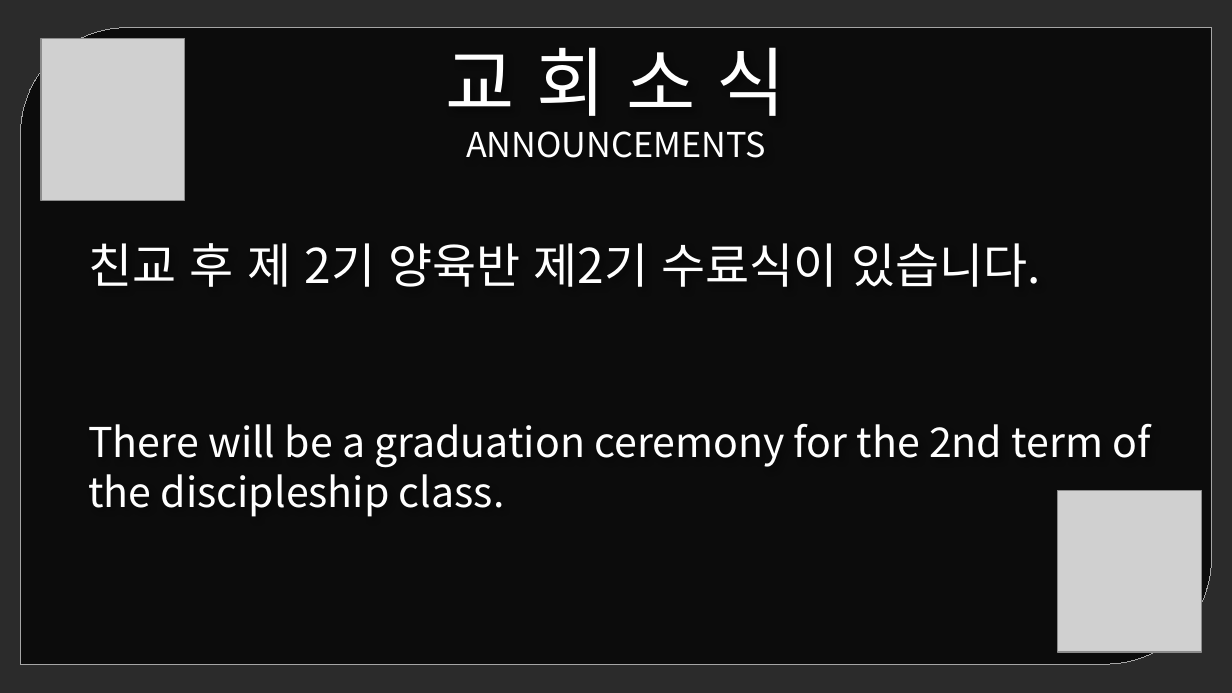
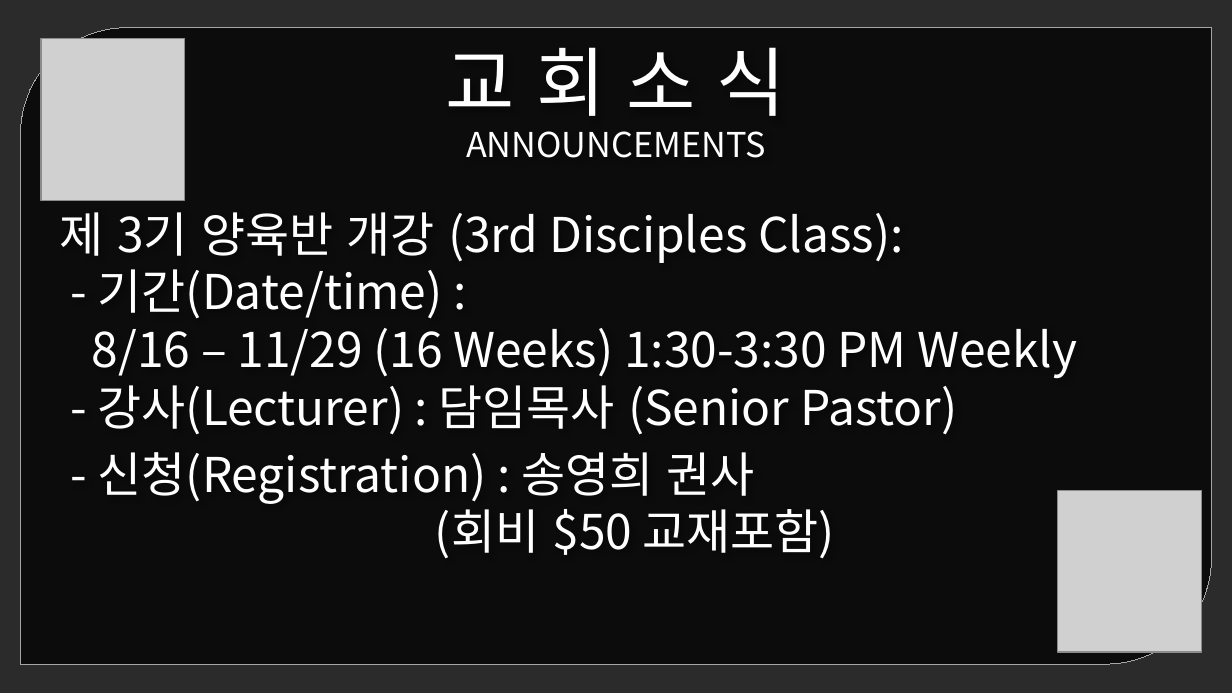
Before and after one commit to yosubcode/ppt, a slide deck: slide 42 of templates/Sunday_Template.pptx (slide 43 before the commit). Drawn at 1232x693 pixels with LibreOffice and Linux fonts; fonts in the diff are those of the drawing; grey boxes stand for pictures; background and template pictures are left out; a plain dark background stands for a picture behind light text. Boxes give left, top, right and bottom in pixels: in the first picture for what was removed or moved away, otherwise in the second. Text is boxed around its words. In the diff, an @@ line names an element or a change of style, - is before the commit and + after.

```diff
--- a/templates/Sunday_Template.pptx
+++ b/templates/Sunday_Template.pptx
@@ text at (x1=60, y1=212, x2=1077, y2=559): text changed; size 24 to 28 pt @@
-친교 후 제 2기 양육반 제2기 수료식이 있습니다.
-There will be a graduation ceremony for the 2nd term of the discipleship class.
+제 3기 양육반 개강 (3rd Disciples Class):
+- 기간(Date/time) :
+8/16 – 11/29 (16 Weeks) 1:30-3:30 PM Weekly
+- 강사(Lecturer) : 담임목사 (Senior Pastor)
+- 신청(Registration) : 송영희 권사
+(회비 $50 교재포함)
```
Also in this commit, not shown: 3 other slides changed, 9 other files.
